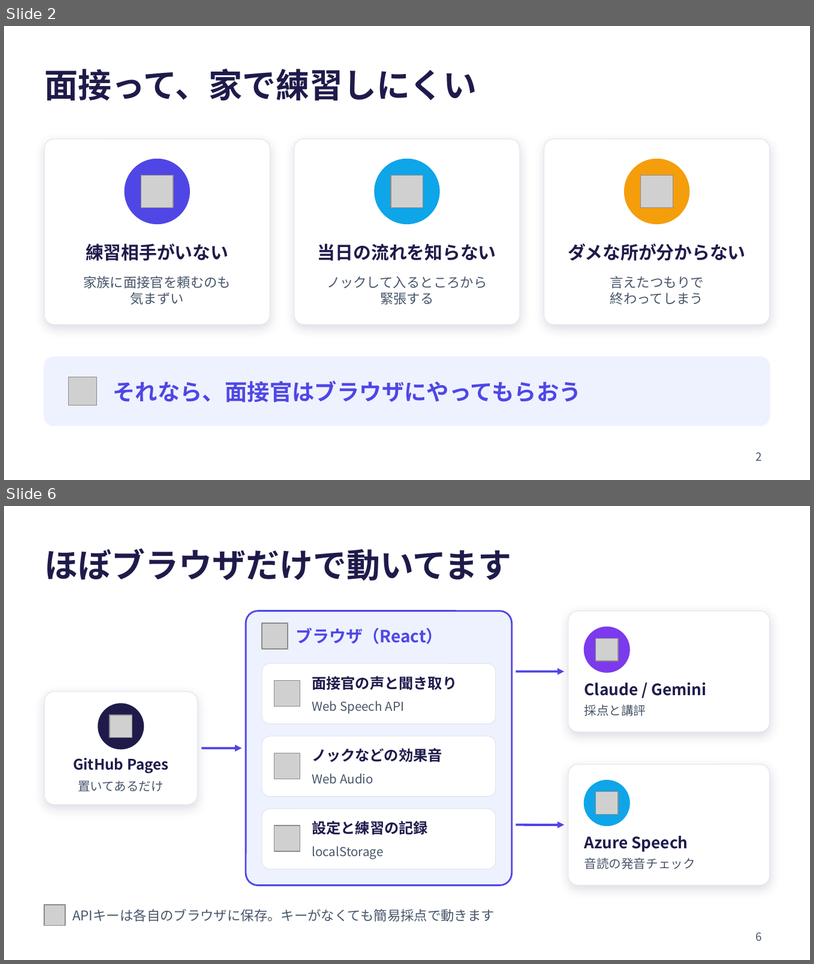
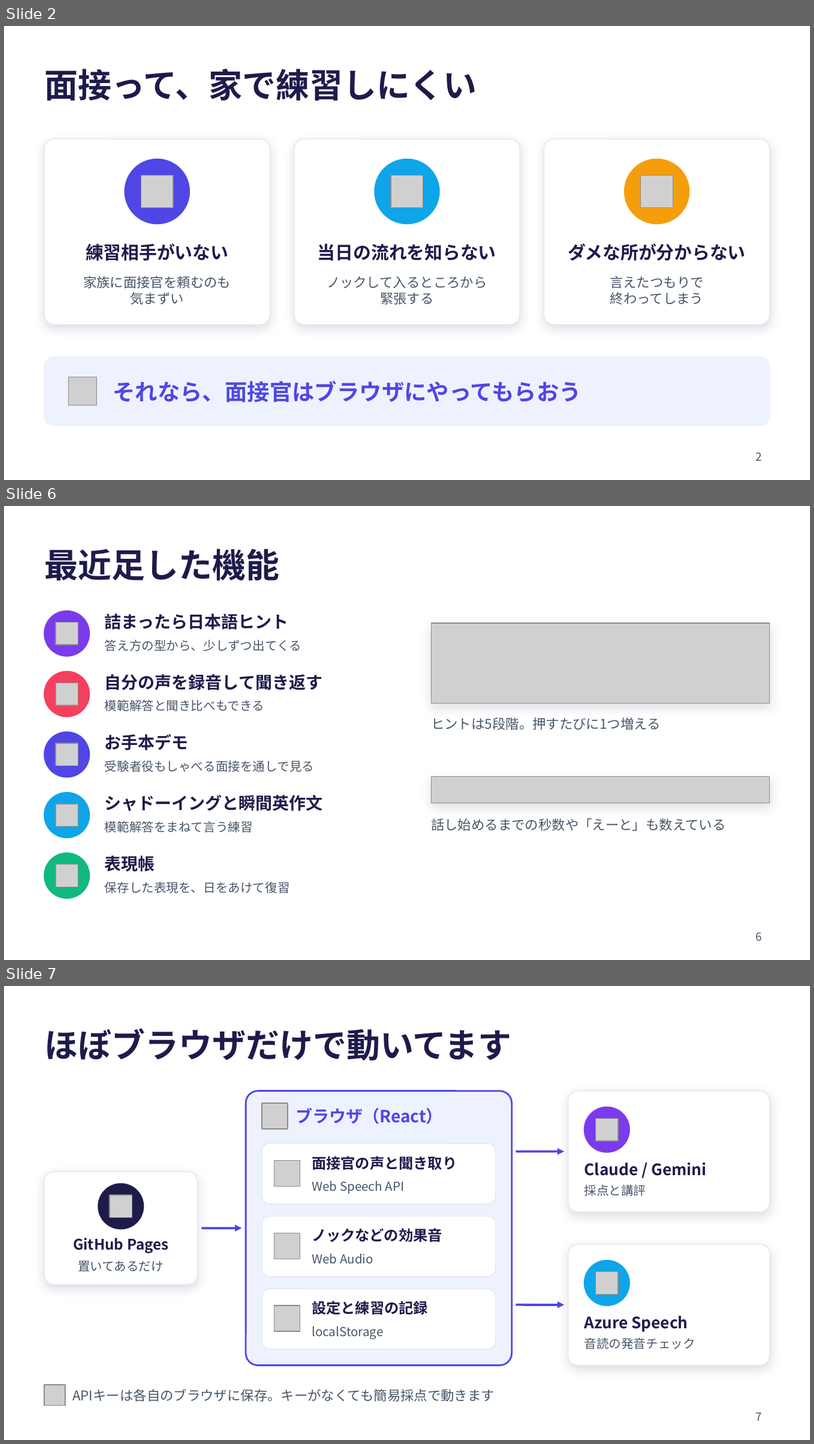
Before and after one commit to ohru131/eiken3r, a slide deck: docs/lt/eiken-interview-lt.pptx. Shown one above the other, each under a label of ours: slides 2 and 6 before the commit, slides 2, 6 and 7 after it; the slides between them are not shown. The pictures are 814x964 and 814x1444 pixels, drawn with LibreOffice and Linux fonts; fonts in the diff are those of the drawing; grey boxes stand for pictures. Boxes give left, top, right and bottom in pixels: in the first picture for what was removed or moved away, otherwise in the second. Text is boxed around its words. In the diff, an @@ line names an element or a change of style, - is before the commit and + after.

```diff
--- a/docs/lt/eiken-interview-lt.pptx
+++ b/docs/lt/eiken-interview-lt.pptx
@@ slide 6 added at <box>4,506,810,960</box>, background #FFFFFF @@
@@ title added at <box>44,549,279,580</box>, 30 pt, text #1E1B4B, bold @@
+最近足した機能
@@ ellipse added at <box>44,611,89,656</box>, fill #7C3AED, outline #7C3AED 1 pt @@
@@ text added at <box>105,613,289,630</box>, 15 pt, text #1E1B4B, bold @@
+詰まったら日本語ヒント
@@ picture added at <box>56,622,78,645</box> @@
@@ rectangle added at <box>431,623,770,703</box>, fill #FFFFFF, outline #CBD5E1 0.75 pt @@
@@ picture added at <box>431,623,770,703</box> @@
@@ text added at <box>105,639,302,651</box>, 11 pt, text #475569 @@
+答え方の型から、少しずつ出てくる
@@ ellipse added at <box>44,672,89,717</box>, fill #F43F5E, outline #F43F5E 1 pt @@
@@ picture added at <box>56,682,78,705</box> @@
@@ text added at <box>105,674,323,690</box>, 15 pt, text #1E1B4B, bold @@
+自分の声を録音して聞き返す
@@ text added at <box>105,699,264,711</box>, 11 pt, text #475569 @@
+模範解答と聞き比べもできる
@@ text added at <box>431,717,661,730</box>, 12 pt, text #475569 @@
+ヒントは5段階。押すたびに1つ増える
@@ ellipse added at <box>44,732,89,777</box>, fill #4F46E5, outline #4F46E5 1 pt @@
@@ text added at <box>105,734,189,750</box>, 15 pt, text #1E1B4B, bold @@
+お手本デモ
@@ picture added at <box>56,743,78,766</box> @@
@@ text added at <box>105,760,314,772</box>, 11 pt, text #475569 @@
+受験者役もしゃべる面接を通しで見る
@@ ellipse added at <box>44,792,89,837</box>, fill #0EA5E9, outline #0EA5E9 1 pt @@
@@ rectangle added at <box>431,776,770,803</box>, fill #FFFFFF, outline #CBD5E1 0.75 pt @@
@@ picture added at <box>431,776,770,803</box> @@
@@ picture added at <box>56,804,78,826</box> @@
@@ text added at <box>105,795,323,811</box>, 15 pt, text #1E1B4B, bold @@
+シャドーイングと瞬間英作文
@@ text added at <box>105,820,253,832</box>, 11 pt, text #475569 @@
+模範解答をまねて言う練習
@@ text added at <box>431,818,726,831</box>, 12 pt, text #475569 @@
+話し始めるまでの秒数や「えーと」も数えている
@@ ellipse added at <box>44,853,89,898</box>, fill #10B981, outline #10B981 1 pt @@
@@ picture added at <box>56,864,78,886</box> @@
@@ text added at <box>105,855,155,871</box>, 15 pt, text #1E1B4B, bold @@
+表現帳
@@ text added at <box>105,881,290,893</box>, 11 pt, text #475569 @@
+保存した表現を、日をあけて復習
@@ page number added at <box>756,932,762,940</box>, 10 pt, text #475569 @@
+6
@@ what was slide 6 is now slide 7 @@
@@ page number at <box>756,1412,762,1420</box>: text changed @@
-6
+7
```
Also in this commit, not shown: 2 slides changed, 1 other slide added.
